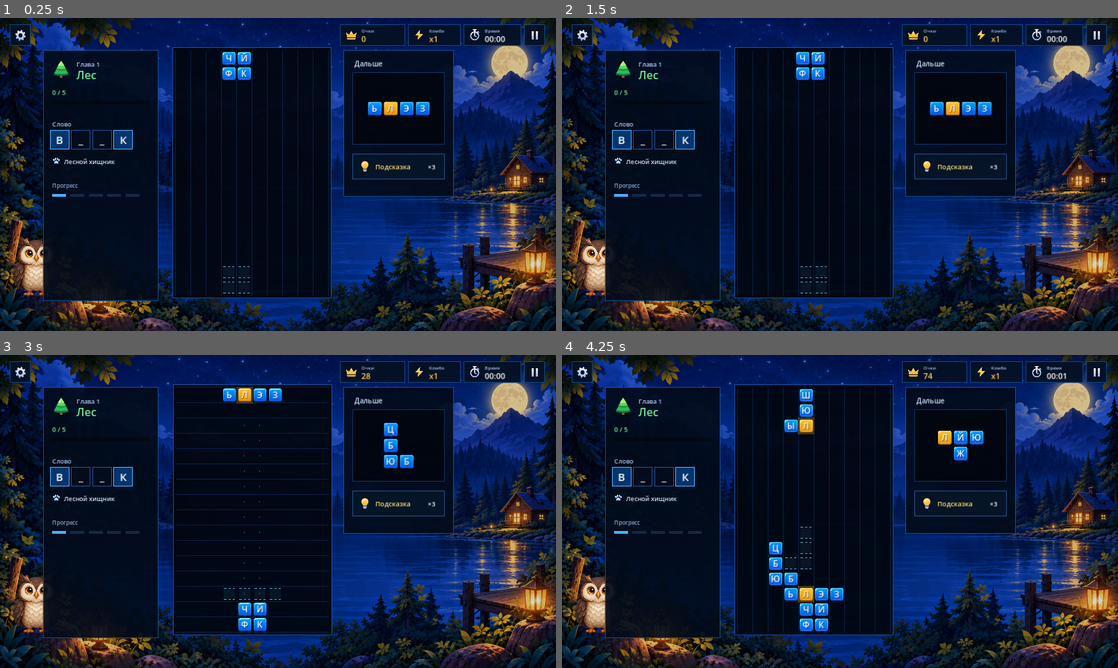
Above: before the commit, frames 1-4 (two rows, left to right).
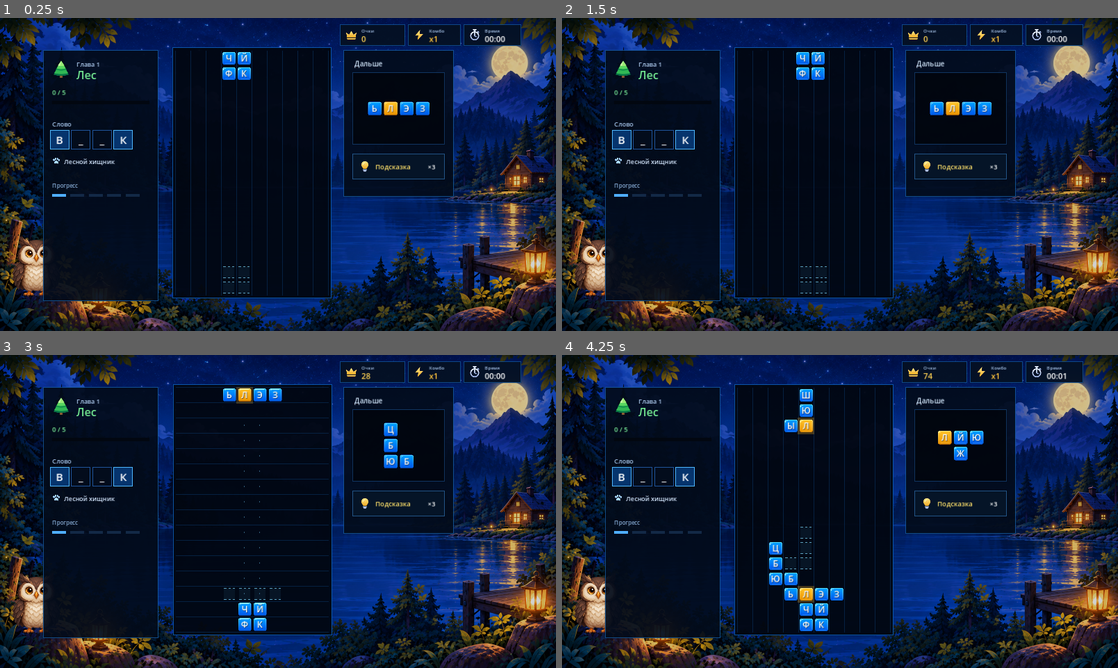
Above: after the commit, the same moments.

Repository: AndrewStartcev/word-bricks
Game: Godot game, scene res://scenes/gameplay.tscn
The game is run twice, just before and just after one commit, with the same random seed, the same clock (stepped at 60 frames per second) and the same inputs. This scene is started directly instead of the project's main scene.
Inputs (mouse positions are in pixels of both pictures, inside the frame that each line leads up to):
- Up to frame 1 (0.25 s): no input
- Up to frame 2 (1.5 s): tap Enter at 0.5 s; move the mouse to (962, 158) at 0.52 s; hold Right 0.53-1.28 s; tap P at 0.6 s; click (962, 158) at 0.67 s; tap Space at 0.77, 1.25 s; move the mouse to (728, 190) at 1.27 s; hold Down from 1.28 s (still down); tap R at 1.35 s
- Up to frame 3 (3 s): tap Space at 1.52, 2.75 s; tap Enter at 2 s; move the mouse to (333, 442) at 2.02 s; release Down at 2.03 s; hold Right 2.03-2.78 s; tap H at 2.1 s; move the mouse to (250, 574) at 2.77 s; hold Up from 2.78 s (still down); tap P at 2.85 s; click (250, 574) at 2.92 s
- Up to frame 4 (4.25 s): tap Space at 3.02, 3.77 s; tap Enter at 3.5 s; move the mouse to (1006, 558) at 3.52 s; release Up at 3.53 s; hold Left from 3.53 s (still down); tap R at 3.6 s

The runs differ from the first frame. In frame 1, 0.4% of the frame differs, in the area x 1-98%, y 2-9%; in frame 2, 0.4%; in frame 3, 0.4%; in frame 4, 0.4%.

Commit message:
fix: let app shell own gameplay action buttons

Diff:
--- a/godot/scripts/game_presentation.gd
+++ b/godot/scripts/game_presentation.gd
@@ -23,6 +23,13 @@
 
 	# Larger mascot, intentionally peeking from behind the left HUD.
 	draw_texture_rect(texture, Rect2(2.0, 610.0, 205.0, 205.0), false)
+
+
+func _draw_top_hud() -> void:
+	# Settings and pause are real Control buttons in app_runtime.gd.
+	_draw_stat_box(Rect2(980.0, 20.0, 185.0, 60.0), ICON_SCORE, "Очки", str(score), Color("ffd253"))
+	_draw_stat_box(Rect2(1175.0, 20.0, 150.0, 60.0), ICON_COMBO, "Комбо", "x%d" % maxi(combo, 1), Color("ffc33b"))
+	_draw_stat_box(Rect2(1335.0, 20.0, 165.0, 60.0), ICON_TIME, "Время", _format_time(), Color.WHITE)
 
 
 func _draw_left_panel() -> void:
